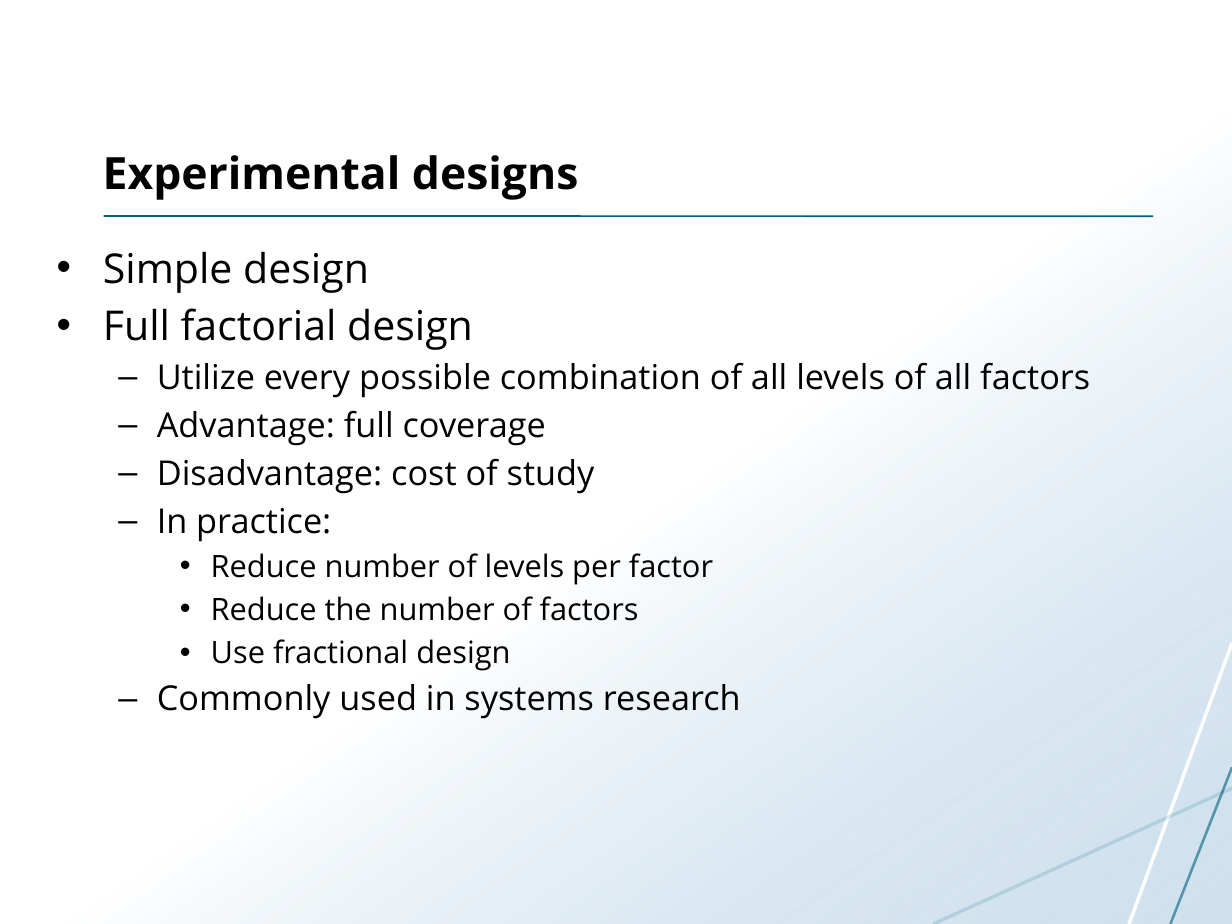
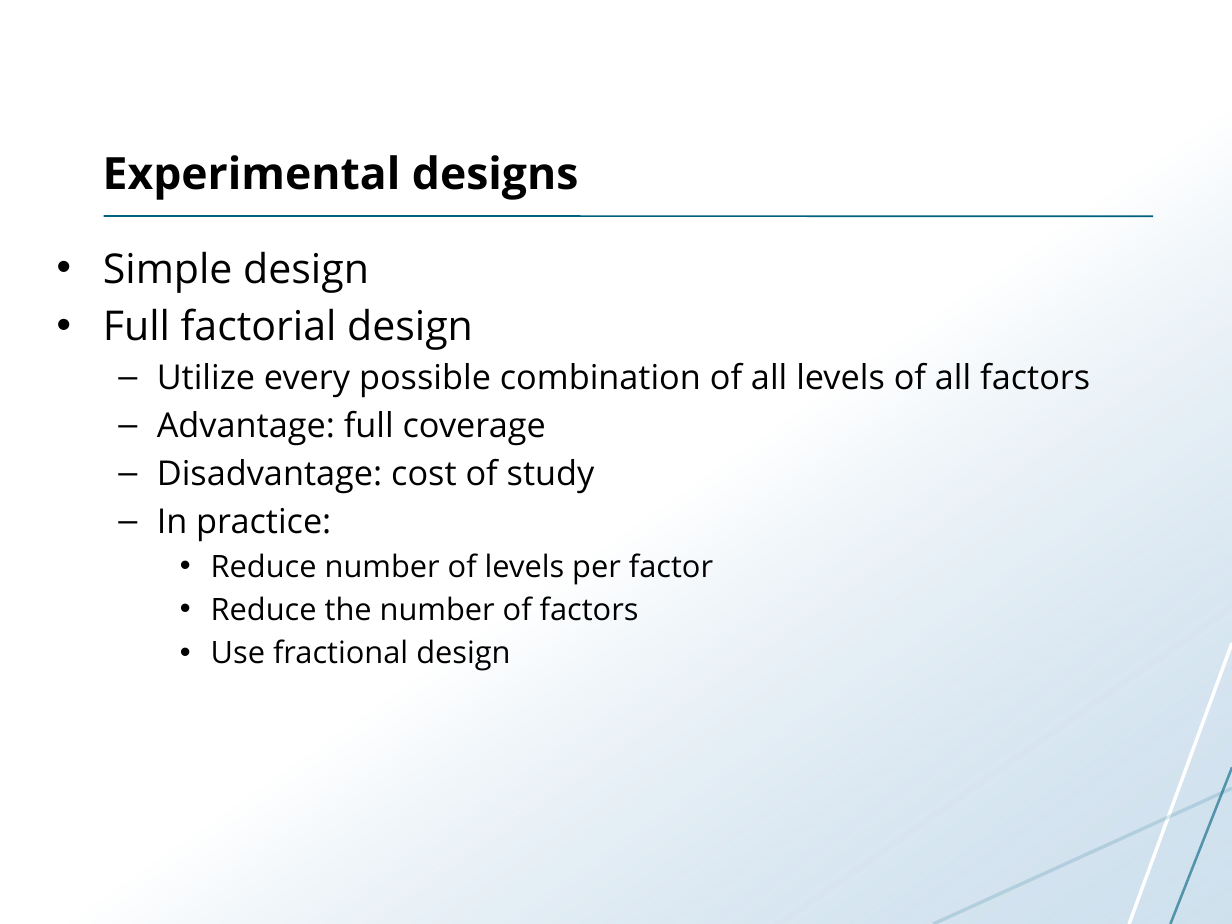
Before and after one commit to uit-inf-2202-f16/uit-inf-2202-f16.github.io, a slide deck: slide 27 of lectures/08-performance-evaluation.pptx. Drawn at 1232x924 pixels with LibreOffice and Linux fonts; fonts in the diff are those of the drawing. Boxes give left, top, right and bottom in pixels: in the first picture for what was removed or moved away, otherwise in the second. Text is boxed around its words. In the diff, an @@ line names an element or a change of style, - is before the commit and + after.

```diff
--- a/lectures/08-performance-evaluation.pptx
+++ b/lectures/08-performance-evaluation.pptx
@@ text at (x1=157, y1=684, x2=741, y2=719): paragraph removed @@
-  – Commonly used in systems research
```
Also in this commit, not shown: 4 other files.
